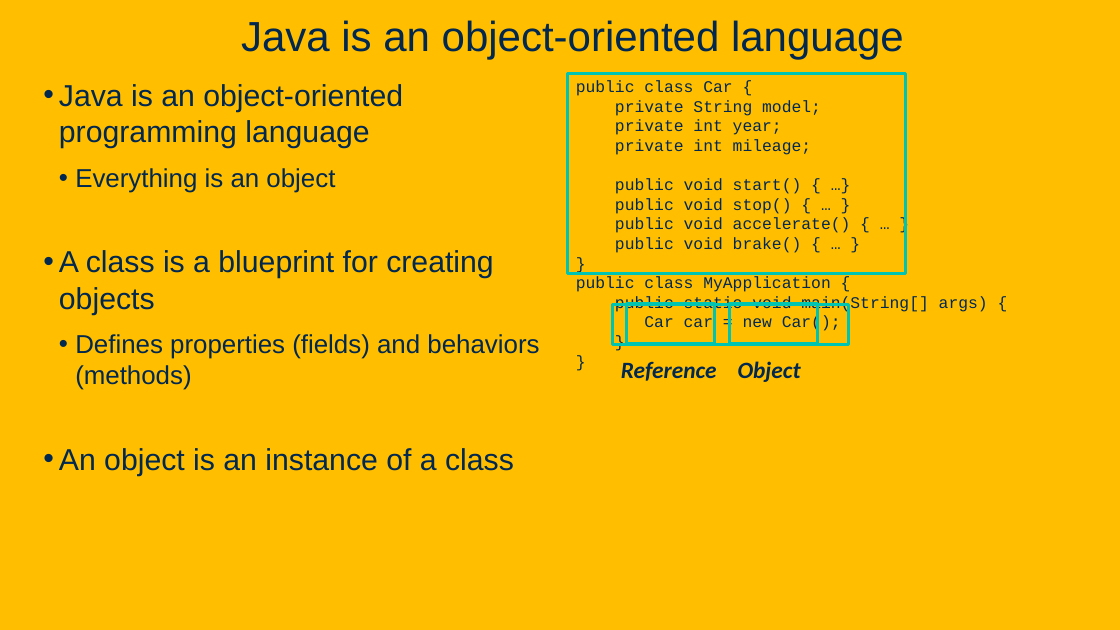
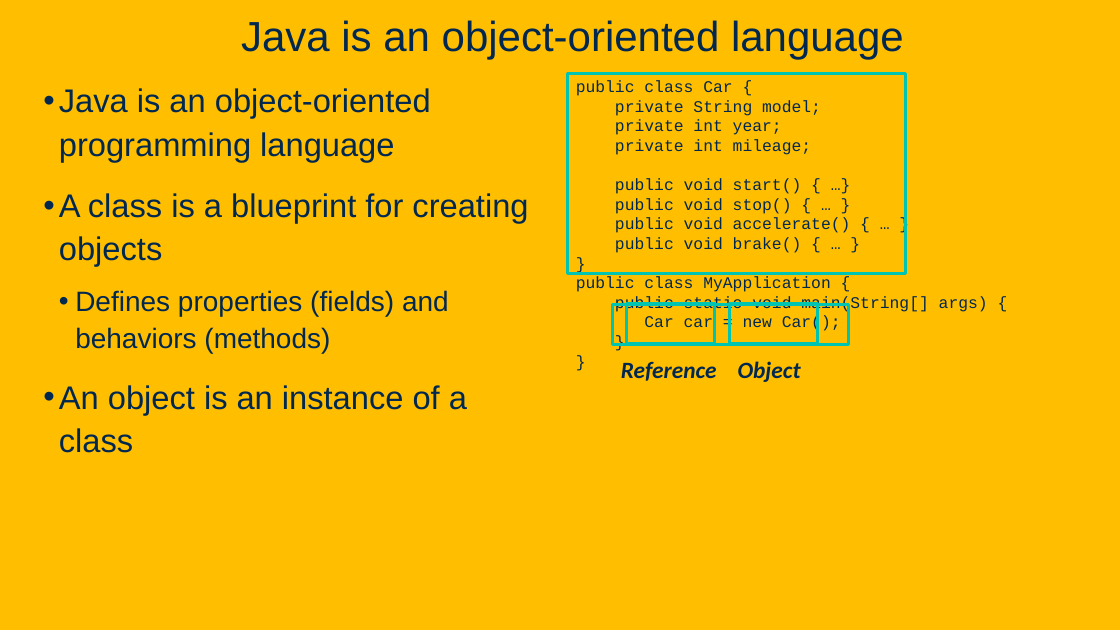
Before and after one commit to davsec-teaching/ECS_160, a slide deck: slide 3 of slides/DesignPatterns.pptx (slide 2 before the commit). Drawn at 1120x630 pixels with LibreOffice and Linux fonts; fonts in the diff are those of the drawing; background and template pictures are left out. Boxes give left, top, right and bottom in pixels: in the first picture for what was removed or moved away, otherwise in the second. Text is boxed around its words. In the diff, an @@ line names an element or a change of style, - is before the commit and + after.

```diff
--- a/slides/DesignPatterns.pptx
+++ b/slides/DesignPatterns.pptx
@@ text "Java is an object-oriented programming ..." at (59, 88, 528, 453): size 25.9 to 28 pt in "Java is an object-oriented programming language", "A class is a blueprint for creating ...", "An object is an instance of a ..."; size 22.2 to 24 pt in "Defines properties (fields) and behaviors (methods)"; line spacing 1 to 1.1 @@
@@ text at (75, 168, 335, 193): paragraph removed @@
-  • Everything is an object
```
Also in this commit, not shown: 18 other slides changed, 1 slide added, 1 other file.
